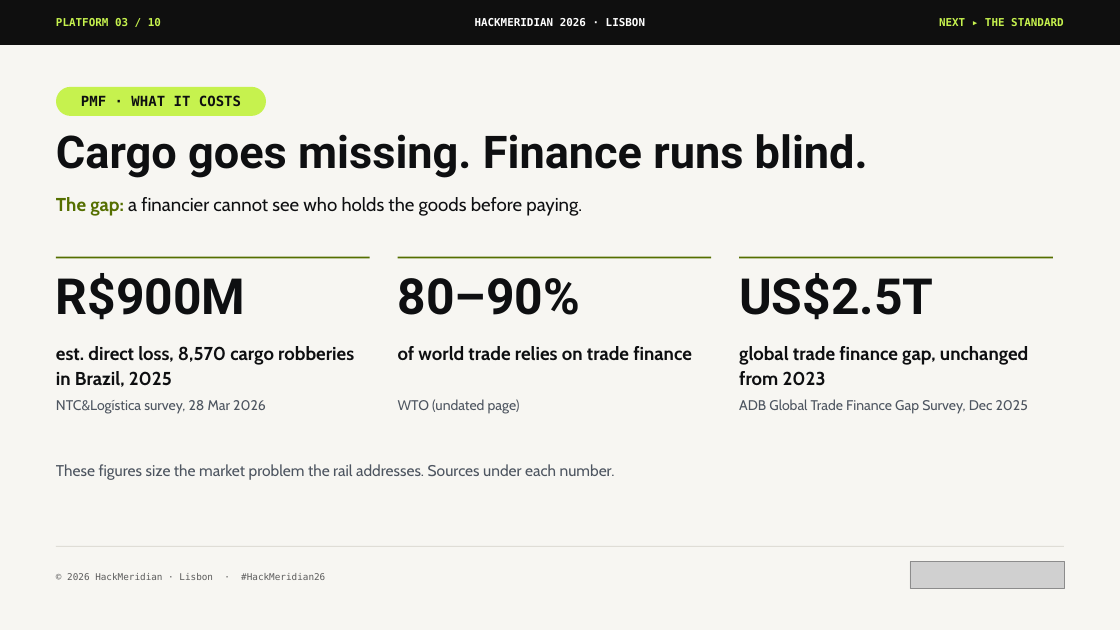
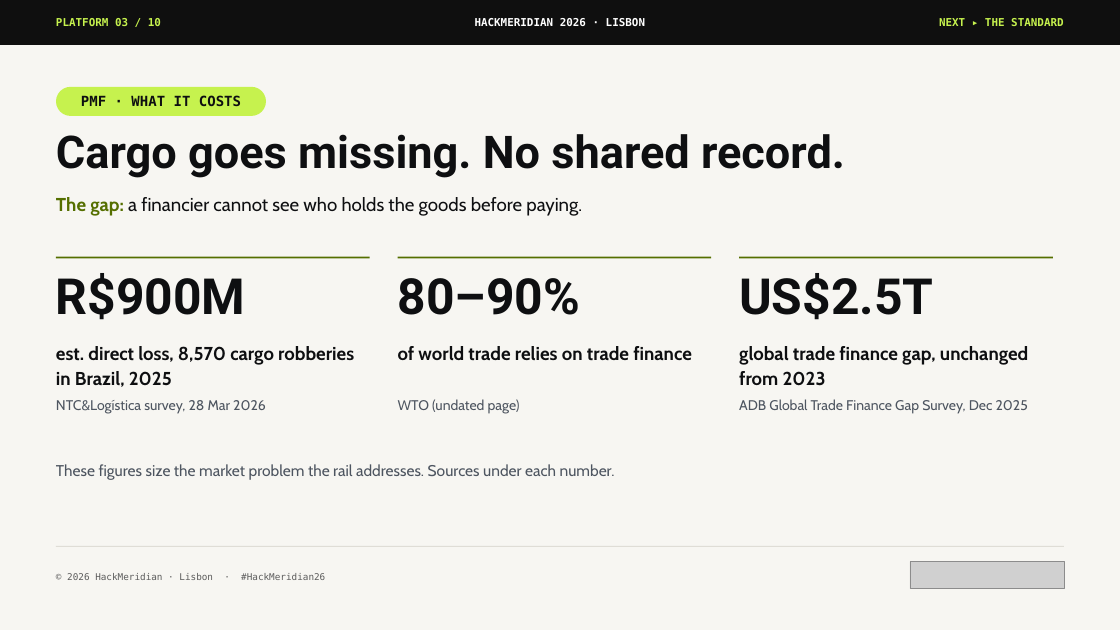
Before and after one commit to pwsaragossy/hackmeridian-cos, a slide deck: slide 3 of projects/hackmeridian-rail/deck/radox-custody-rail.pptx. Drawn at 1120x630 pixels with LibreOffice and Linux fonts; fonts in the diff are those of the drawing; grey boxes stand for pictures. Boxes give left, top, right and bottom in pixels: in the first picture for what was removed or moved away, otherwise in the second. Text is boxed around its words. In the diff, an @@ line names an element or a change of style, - is before the commit and + after.

```diff
--- a/projects/hackmeridian-rail/deck/radox-custody-rail.pptx
+++ b/projects/hackmeridian-rail/deck/radox-custody-rail.pptx
@@ text at [56,134,845,178]: text changed @@
-Cargo goes missing. Finance runs blind.
+Cargo goes missing. No shared record.
```
Also in this commit, not shown: 1 other slide changed, 5 other files.
